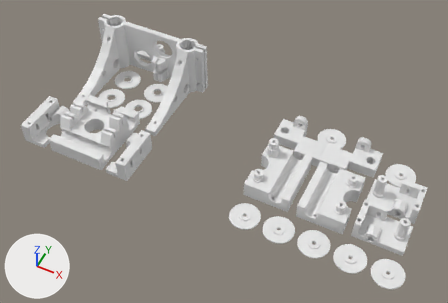
Before and after pictures for a commit that changed the Blender file sources/blender/plates.blend.
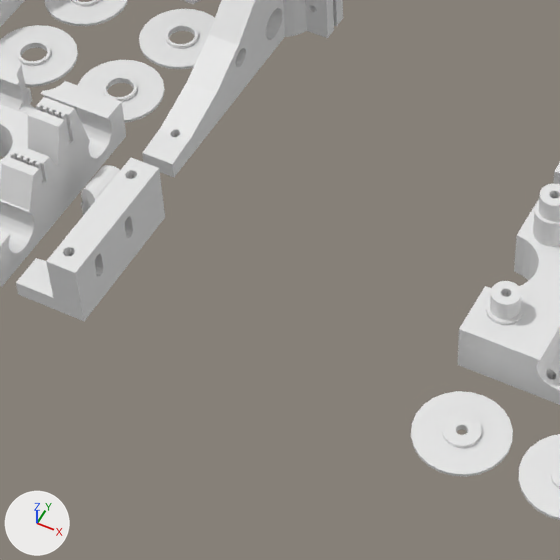
Each version appears first whole from a 50 mm camera at (34.0, -461.0, 416.0) aimed at (-127.0, -138.0, 13.0), and next in a close-up on the part from 22% to 61% of the width and 27% to 84% of the height. Every picture has the same lights, and +X, +Y and +Z are marked at lower left.

The first close-up shows 'Output (5)', 'Output (5).002', 'Output (5).003', 'Output (5).005', 'Output (5).008', 'Output (5).017', 'Output (5).018', 'Output (5).023', 'Output (6)', 'Zslide'.
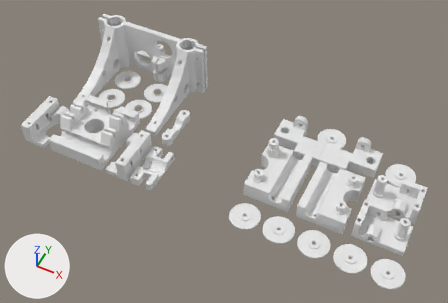
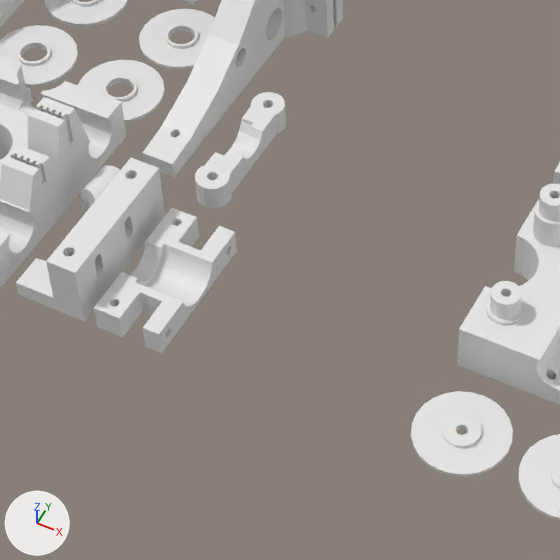
Where the change shows, as pixel boxes (x1, y1, x2, y2) in the close-ups (560 x 560 px):
'Jheadsupport', added: after (94, 208, 237, 353)
'Endx Jhead Attach', added: after (195, 92, 286, 208)

What changed in the scene script:
```text
Add me_jheadsupport:
    me_jheadsupport.from_pydata(...)  # 640 vertices, 1292 faces; spans x 0.0..40.0, y 0.0..8.0, z 0.0..20.0
Add me_endx_jhead_attach:
    me_endx_jhead_attach.from_pydata(...)  # 232 vertices, 468 faces; spans x -20.2..21.8, y 32.4..40.4, z 132.9..142.9
Add ob_jheadsupport:
    ob_jheadsupport = bpy.data.objects.new('Jheadsupport', me_jheadsupport)
    ob_jheadsupport.location = (-166.4, -157.1, 2.0)
    ob_jheadsupport.rotation_euler = (1.571, 0.0, -1.571)  # degrees (90, 0, -90)
Add ob_endx_jhead_attach:
    ob_endx_jhead_attach = bpy.data.objects.new('Endx Jhead Attach', me_endx_jhead_attach)
    ob_endx_jhead_attach.location = (-320.3, -125.0, 42.4)
    ob_endx_jhead_attach.rotation_euler = (-1.571, 0.0, -1.571)  # degrees (-90, 0, -90)
```
